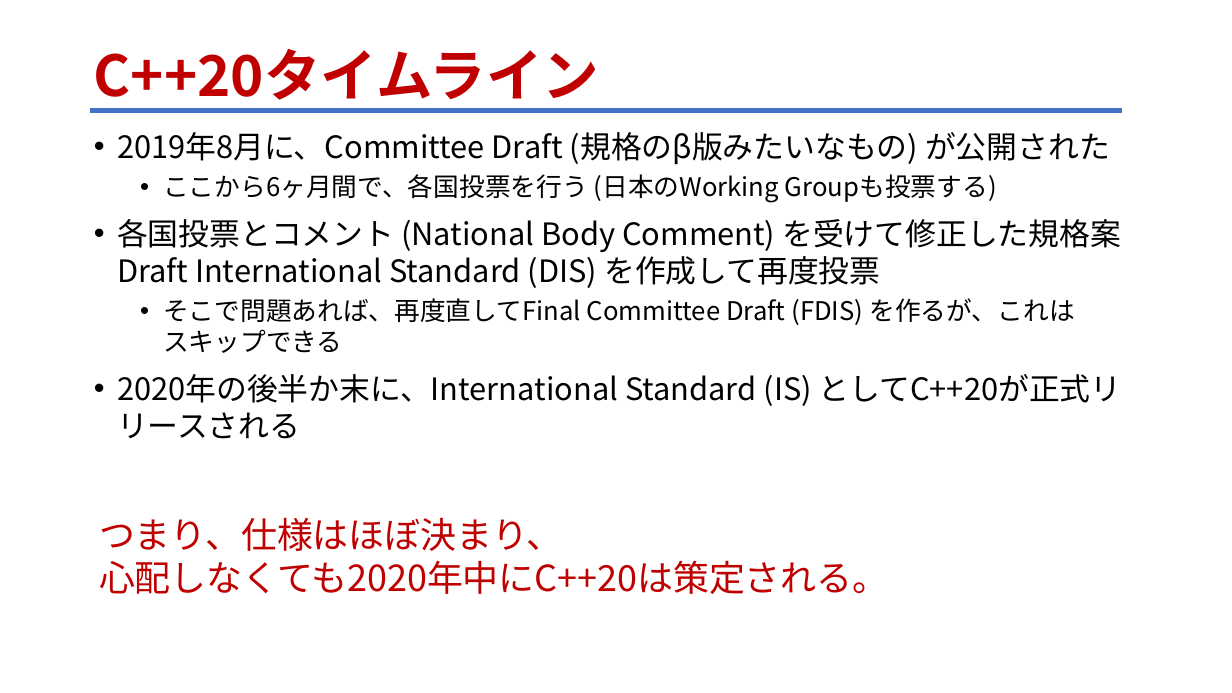
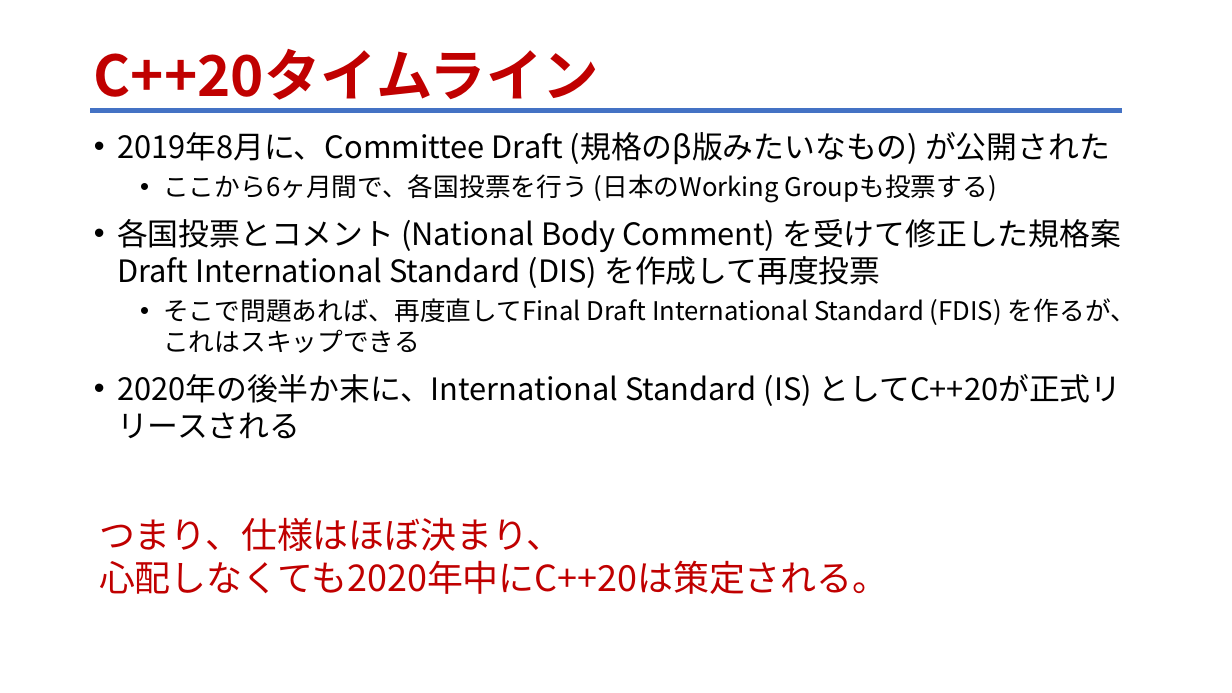
Before and after one commit to faithandbrave/presentations, a slide deck: slide 6 of 2019.09.04_cppmix_05/cpp20_status.pptx. Drawn at 1232x693 pixels with LibreOffice and Linux fonts; fonts in the diff are those of the drawing. Boxes give left, top, right and bottom in pixels: in the first picture for what was removed or moved away, otherwise in the second. Text is boxed around its words. In the diff, an @@ line names an element or a change of style, - is before the commit and + after.

```diff
--- a/2019.09.04_cppmix_05/cpp20_status.pptx
+++ b/2019.09.04_cppmix_05/cpp20_status.pptx
@@ text at [163, 298, 1136, 353]: text changed @@
-  • そこで問題あれば、再度直してFinal Committee Draft (FDIS) を作るが、これは
-    スキップできる
+  • そこで問題あれば、再度直してFinal Draft International Standard (FDIS) を作るが、これはスキップできる
```
Also in this commit, not shown: 1 other file.
